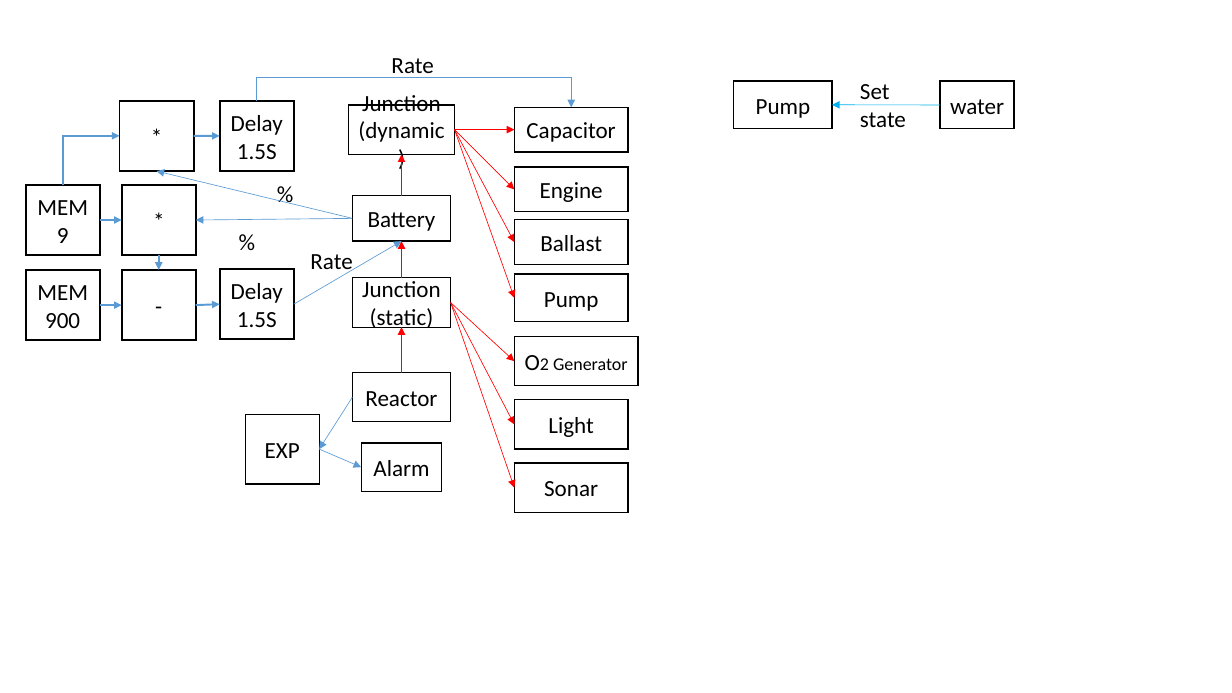
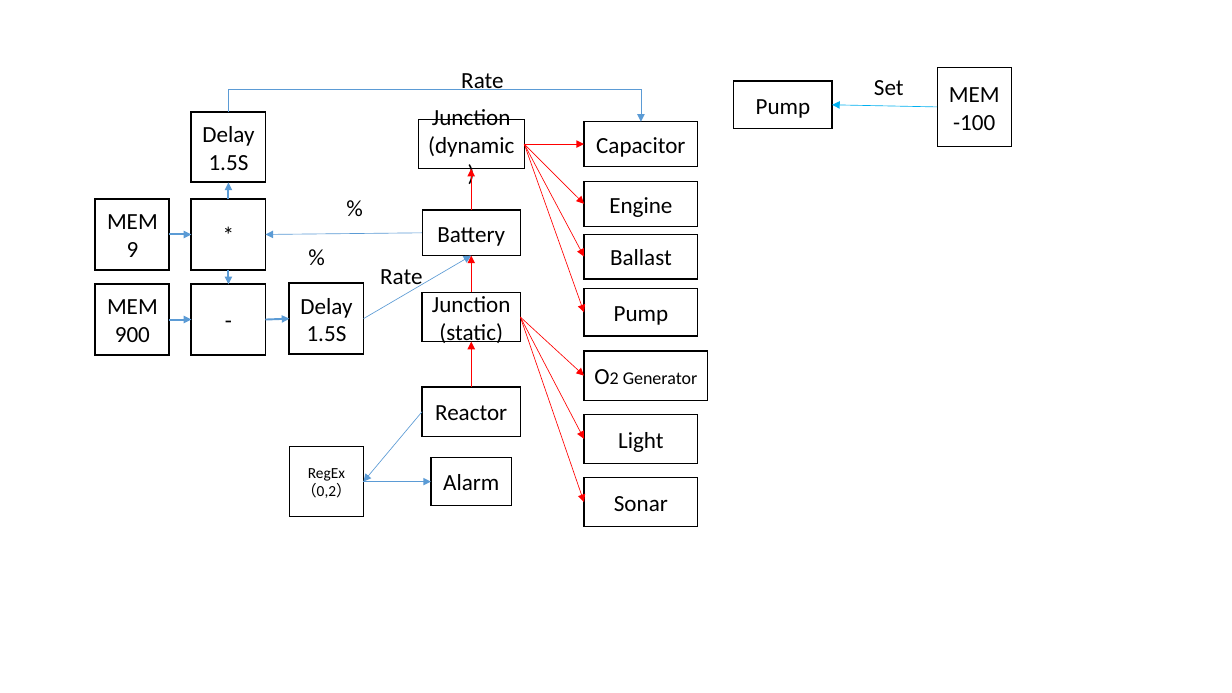
Before and after one commit to panhao4812/GameTools, a slide deck: slide 1 of BaroAngEditor/BaroAngEditor/mods/Lines.pptx. Drawn at 1232x693 pixels with LibreOffice and Linux fonts; fonts in the diff are those of the drawing. Boxes give left, top, right and bottom in pixels: in the first picture for what was removed or moved away, otherwise in the second. Text is boxed around its words. In the diff, an @@ line names an element or a change of style, - is before the commit and + after.

```diff
--- a/BaroAngEditor/BaroAngEditor/mods/Lines.pptx
+++ b/BaroAngEditor/BaroAngEditor/mods/Lines.pptx
@@ elbow arrow moved from (257, 101) - (571, 107) to (228, 112) - (641, 122) @@
@@ text "Set": place and size @@
-text "Set" at [860,84,906,127]
+text "Set" at [874,80,904,95]
@@ rectangle "MEM-100": place and size @@
-rectangle "MEM-100" at [940,81,1014,129]
+rectangle "MEM-100" at [937,67,1011,146]
@@ text in rectangle at [949,87,1000,130]: text changed @@
-water
+MEM-100
@@ rectangle removed at [119,101,193,171] @@
-*
@@ rectangle "Delay1.5S": place and size @@
-rectangle "Delay1.5S" at [220,101,294,171]
+rectangle "Delay1.5S" at [191,112,265,182]
@@ text at [860,112,906,127]: paragraph removed @@
-state
@@ elbow arrow removed from (63, 185) to (119, 136) @@
@@ arrow removed from (352, 218) to (156, 171) @@
@@ arrow moved from (194, 136) - (220, 136) to (228, 200) - (228, 182) @@
@@ 17 rectangles, 16 arrows, 4 texts: place and size @@
-17 rectangles, 16 arrows, 4 texts at [26,58,639,512]
+17 rectangles, 16 arrows, 4 texts at [95,73,708,527]
@@ arrow moved from (352, 397) - (320, 449) to (422, 412) - (363, 482) @@
@@ rectangle "RegEx（0,2）": place and size @@
-rectangle "RegEx（0,2）" at [245,414,319,484]
+rectangle "RegEx（0,2）" at [289,446,363,517]
@@ text in rectangle at [301,468,351,498]: text changed; size 18 to 12 pt @@
-EXP
+RegEx（0,2）
@@ arrow moved from (320, 449) - (361, 468) to (363, 482) - (431, 482) @@
```
Also in this commit, not shown: 6 other slides changed, 1 slide added, 1 slide removed.
